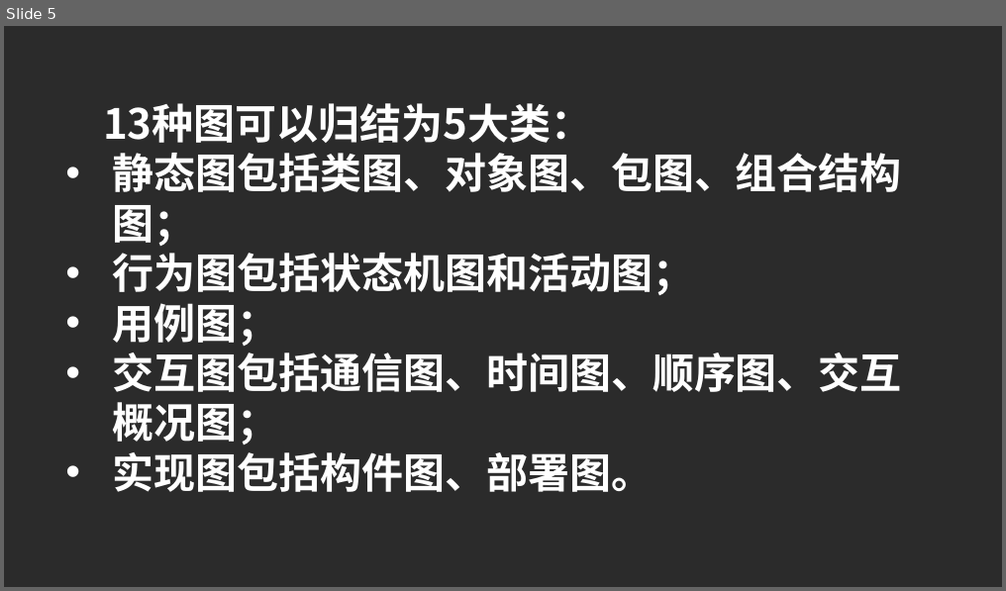
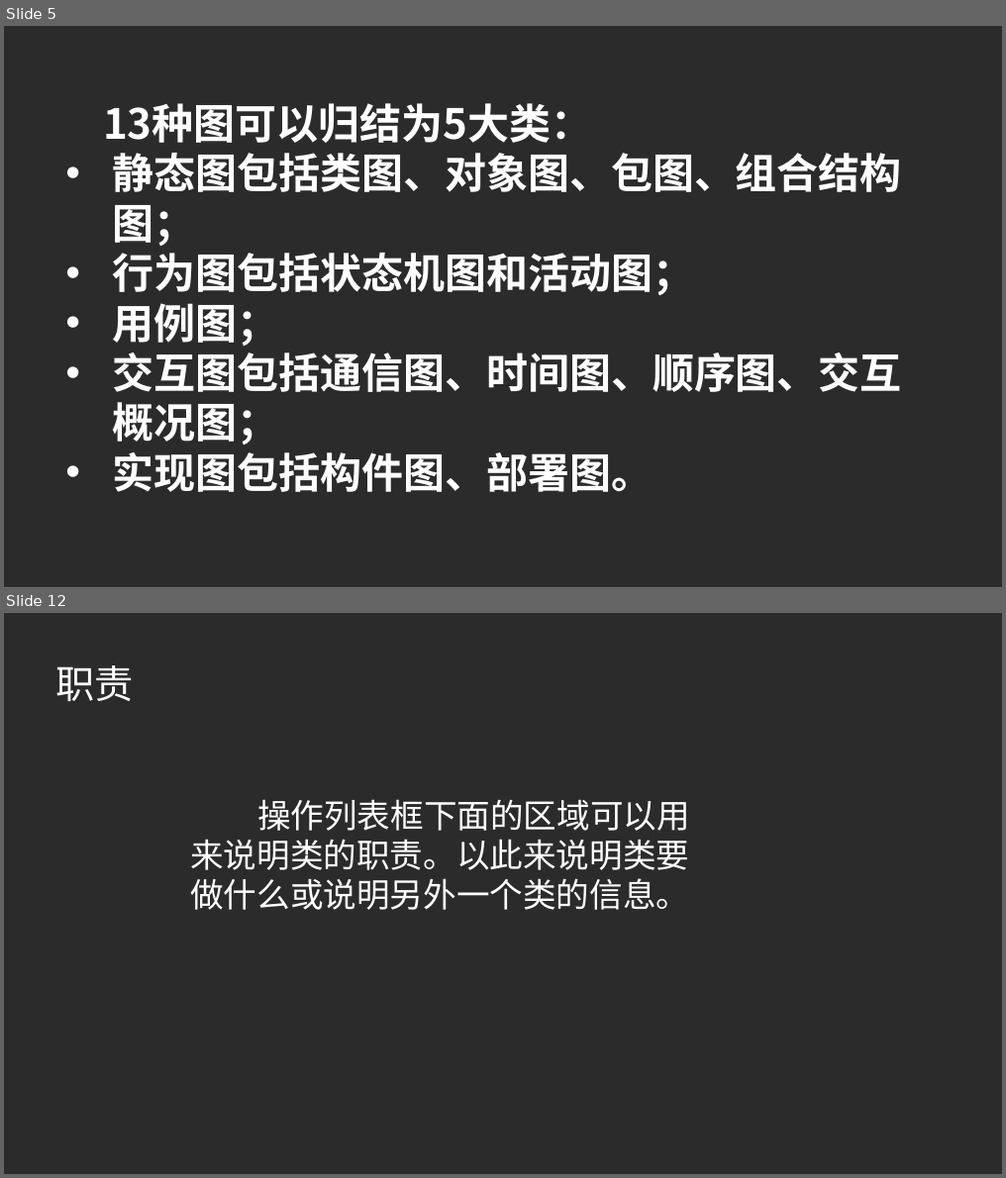
Before and after one commit to PRD2017G23/-, a slide deck: UML基础_图.pptx. Shown one above the other, each under a label of ours: slide 5 before the commit, slides 5 and 12 after it; the slides between them are not shown. The pictures are 1006x591 and 1006x1178 pixels, drawn with LibreOffice and Linux fonts; fonts in the diff are those of the drawing; background and template pictures are left out; a plain dark background stands for a picture behind light text. Boxes give left, top, right and bottom in pixels: in the first picture for what was removed or moved away, otherwise in the second. Text is boxed around its words. In the diff, an @@ line names an element or a change of style, - is before the commit and + after.

```diff
--- a/UML基础_图.pptx
+++ b/UML基础_图.pptx
@@ slide 12 added at (4,613,1002,1174), background picture (left out) @@
@@ text added at (56,665,134,701), 37.3 pt, text #FFFFFF @@
+职责
@@ text added at (190,799,690,910), 32 pt, text #FFFFFF @@
+操作列表框下面的区域可以用来说明类的职责。以此来说明类要做什么或说明另外一个类的信息。
```
Also in this commit, not shown: 4 slides changed, 70 other slides added.
